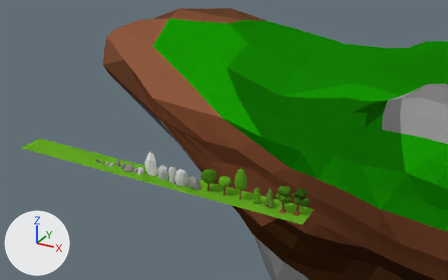
What one commit did to the Blender file ldjam/ldjam_challenge_3.blend.
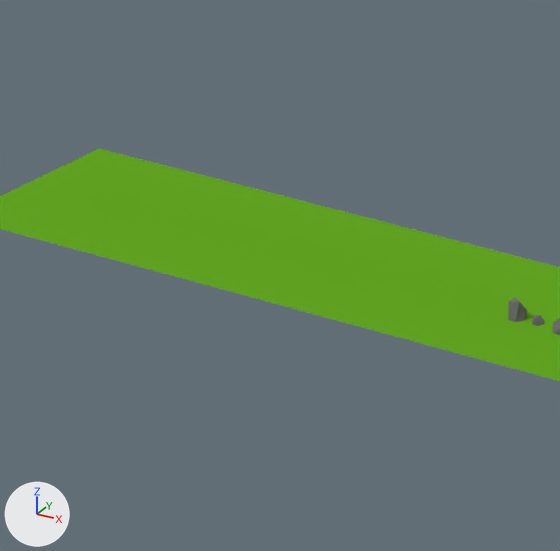
There are two pictures of each version: one from a camera (50 mm lens) standing at (10.3, -159.7, 46.2) and looking at (-38.8, -70.5, 1.6), one close up on the part from 6% to 23% of the width and 42% to 69% of the height. Lighting does not change. The marker at lower left points along +X, +Y and +Z.
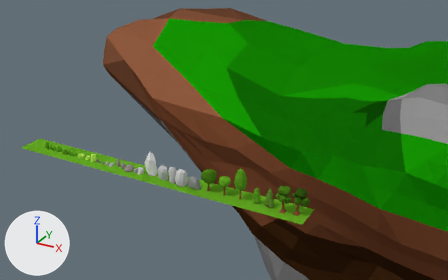
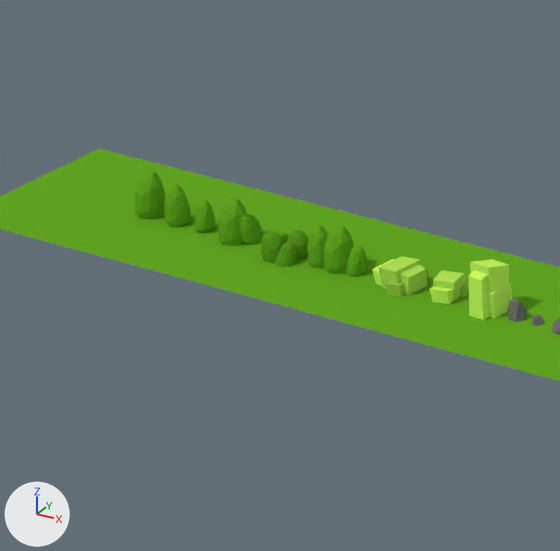
Commit message: Add late Day - 5

Location of each change, [x1, y1, x2, y2] in pixels of the close-ups (560 x 551 px):
'Brush_v4', added (green): after [307, 225, 368, 276]
'Brush_v1', added (green): after [469, 259, 512, 320]
'Brush_v3', added (green): after [372, 256, 428, 297]
'Brush_v6', added (green): after [218, 199, 262, 246]
'Brush_v5', added (green): after [261, 229, 308, 267]
'Brush_large', added (green): after [135, 171, 165, 219]
'Brush_v2', added (green): after [429, 270, 469, 304]
'Brush_medium', added (green): after [164, 184, 192, 227]
'Brush_small', added (green): after [195, 200, 216, 233]

Patch to the scene script:
```diff
--- a/ldjam/ldjam_challenge_3.blend.py
+++ b/ldjam/ldjam_challenge_3.blend.py
@@ ob_brush_v6 @@
+ob_brush_v6 = bpy.data.objects.new('Brush_v6', me_icosphere_019)  # 126 vertices, 240 faces; spans x -0.93..1.58, y -1.0..1.76, z -0.04..2.94; in mat_material (picture img_imphenziapalette01_256_gradientx4_png)
+ob_brush_v6.location = (-65.18, -84.52, -0.84)
+ob_brush_v6.scale = (0.401, 0.401, 0.401)
@@ ob_brush_v5 @@
+ob_brush_v5 = bpy.data.objects.new('Brush_v5', me_icosphere_014)  # 168 vertices, 320 faces; spans x -1.47..1.45, y -1.59..1.58, z 0.0..1.89; in mat_material (picture img_imphenziapalette01_256_gradientx4_png)
+ob_brush_v5.location = (-63.39, -84.64, -0.84)
+ob_brush_v5.rotation_euler = (0.0, 0.0, 0.914)  # degrees (0, 0, 52)
+ob_brush_v5.scale = (0.401, 0.401, 0.401)
@@ ob_brush_v4 @@
+ob_brush_v4 = bpy.data.objects.new('Brush_v4', me_icosphere_003)  # 126 vertices, 240 faces; spans x -2.28..2.03, y -1.0..1.0, z -0.04..2.94; in mat_material (picture img_imphenziapalette01_256_gradientx4_png)
+ob_brush_v4.location = (-61.77, -84.52, -0.84)
+ob_brush_v4.scale = (0.401, 0.401, 0.401)
@@ ob_brush_v3 @@
+ob_brush_v3 = bpy.data.objects.new('Brush_v3', me_cube_005)  # 40 vertices, 30 faces; spans x -1.38..1.88, y -1.57..1.39, z 0.0..1.96; in mat_material (picture img_imphenziapalette01_256_gradientx4_png)
+ob_brush_v3.location = (-59.9, -84.55, -0.79)
+ob_brush_v3.rotation_euler = (0.0, 0.0, -6.37)  # degrees (0, 0, 355)
+ob_brush_v3.scale = (0.366, 0.381, 0.314)
@@ ob_brush_v2 @@
+ob_brush_v2 = bpy.data.objects.new('Brush_v2', me_cube_005.copy())
+ob_brush_v2.location = (-58.38, -84.55, -0.79)
+ob_brush_v2.rotation_euler = (0.0, 0.0, -4.514)  # degrees (0, 0, -259)
+ob_brush_v2.scale = (0.277, 0.277, 0.277)
@@ ob_brush_v1 @@
+ob_brush_v1 = bpy.data.objects.new('Brush_v1', me_cube_003)  # 40 vertices, 30 faces; spans x -1.63..2.04, y -1.74..1.39, z -0.98..3.79; in mat_material (picture img_imphenziapalette01_256_gradientx4_png)
+ob_brush_v1.location = (-56.97, -84.55, -0.54)
+ob_brush_v1.rotation_euler = (0.0, 0.0, -1.646)  # degrees (0, 0, -94)
+ob_brush_v1.scale = (0.277, 0.277, 0.277)
@@ ob_brush_small @@
+ob_brush_small = bpy.data.objects.new('Brush_small', me_icosphere_020)  # 42 vertices, 80 faces; spans x -0.56..0.76, y -0.66..0.66, z -0.03..2.01; in mat_material (picture img_imphenziapalette01_256_gradientx4_png)
+ob_brush_small.location = (-66.3, -84.4, -0.79)
+ob_brush_small.scale = (0.401, 0.401, 0.401)
@@ ob_brush_medium @@
+ob_brush_medium = bpy.data.objects.new('Brush_medium', me_icosphere_022)  # 42 vertices, 80 faces; spans x -0.81..0.8, y -0.82..0.82, z -0.04..2.57; in mat_material (picture img_imphenziapalette01_256_gradientx4_png)
+ob_brush_medium.location = (-67.13, -84.41, -0.79)
+ob_brush_medium.scale = (0.401, 0.401, 0.401)
@@ ob_brush_large @@
+ob_brush_large = bpy.data.objects.new('Brush_large', me_icosphere_021)  # 42 vertices, 80 faces; spans x -0.93..0.97, y -1.0..1.0, z -0.04..2.94; in mat_material (picture img_imphenziapalette01_256_gradientx4_png)
+ob_brush_large.location = (-68.12, -84.34, -0.79)
+ob_brush_large.scale = (0.401, 0.401, 0.401)
```
